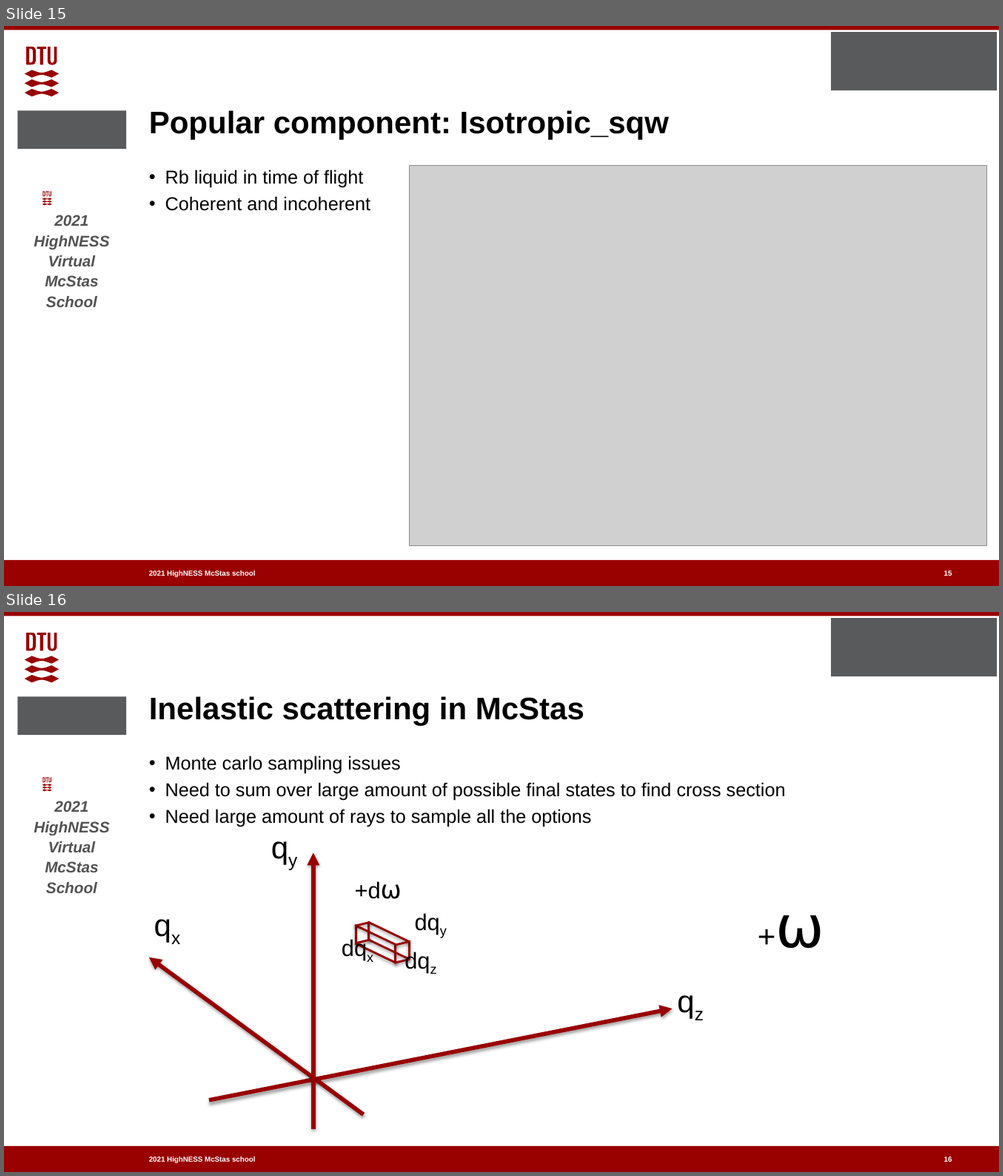
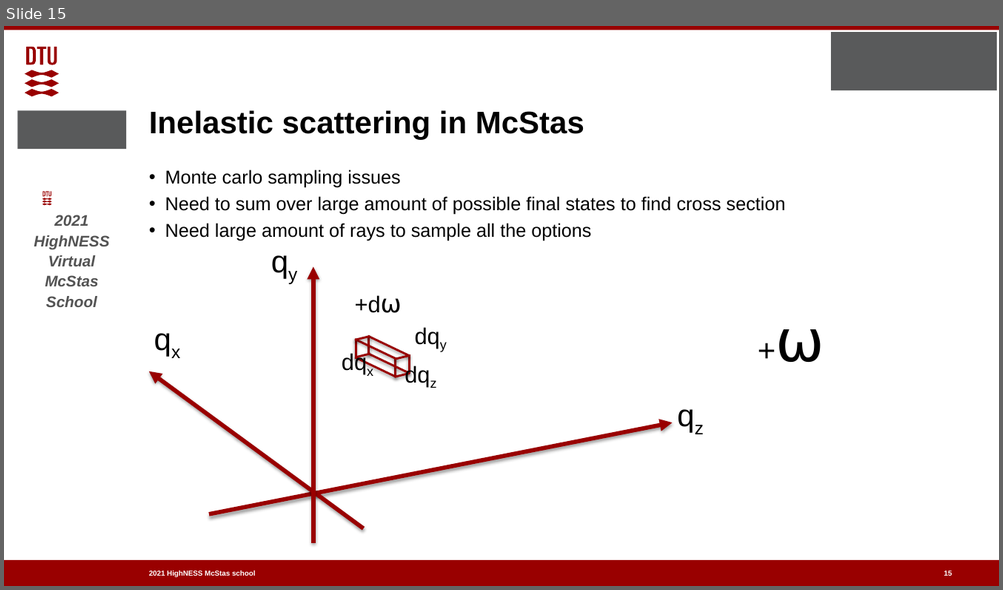
Before and after one commit to McStasMcXtrace/Schools, a slide deck: ESS_May_2021/Thursday_May_6th/2_Samples_II/More_samples.pptx. Shown one above the other, each under a label of ours: slides 15 and 16 before the commit, slide 15 after it. The pictures are 1003x1176 and 1003x590 pixels, drawn with LibreOffice and Linux fonts; fonts in the diff are those of the drawing; grey boxes stand for pictures; background and template pictures are left out. Boxes give left, top, right and bottom in pixels: in the first picture for what was removed or moved away, otherwise in the second. Text is boxed around its words. In the diff, an @@ line names an element or a change of style, - is before the commit and + after.

```diff
--- a/ESS_May_2021/Thursday_May_6th/2_Samples_II/More_samples.pptx
+++ b/ESS_May_2021/Thursday_May_6th/2_Samples_II/More_samples.pptx
@@ slide 15 removed at (x1=4, y1=26, x2=999, y2=586), background #FFFFFF; not listed: 8 template elements that a slide beside it also shows @@
@@ title removed at (x1=149, y1=110, x2=669, y2=140) @@
-Popular component: Isotropic_sqw
@@ text removed at (x1=165, y1=170, x2=370, y2=211) @@
-• Rb liquid in time of flight
-• Coherent and incoherent
@@ picture removed at (x1=410, y1=166, x2=987, y2=546) @@
@@ page number removed at (x1=944, y1=571, x2=952, y2=576) @@
-15
@@ what was slide 16 is now slide 15 @@
```
Also in this commit, not shown: 8 slides changed, 6 slides added, 6 other slides removed, 2 other files.
